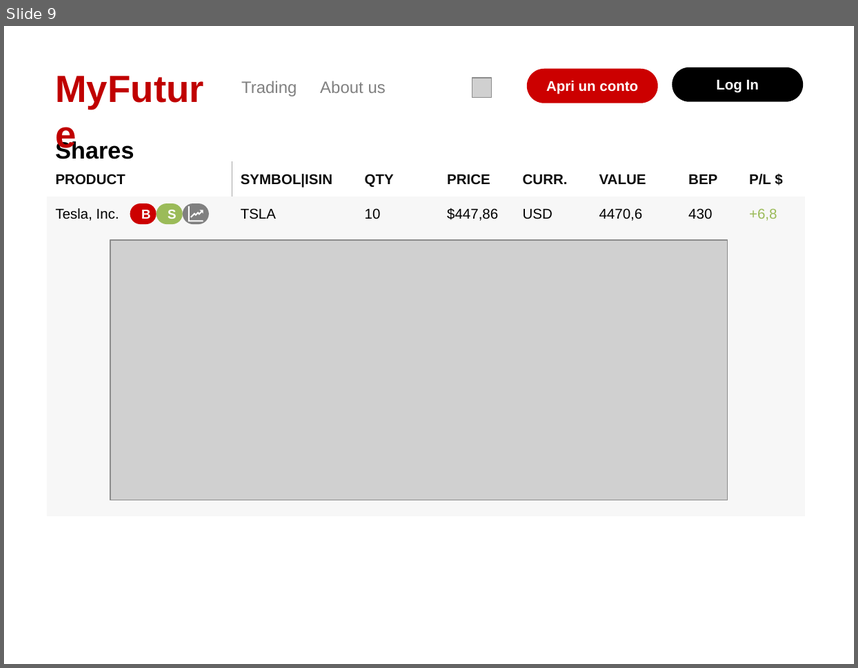
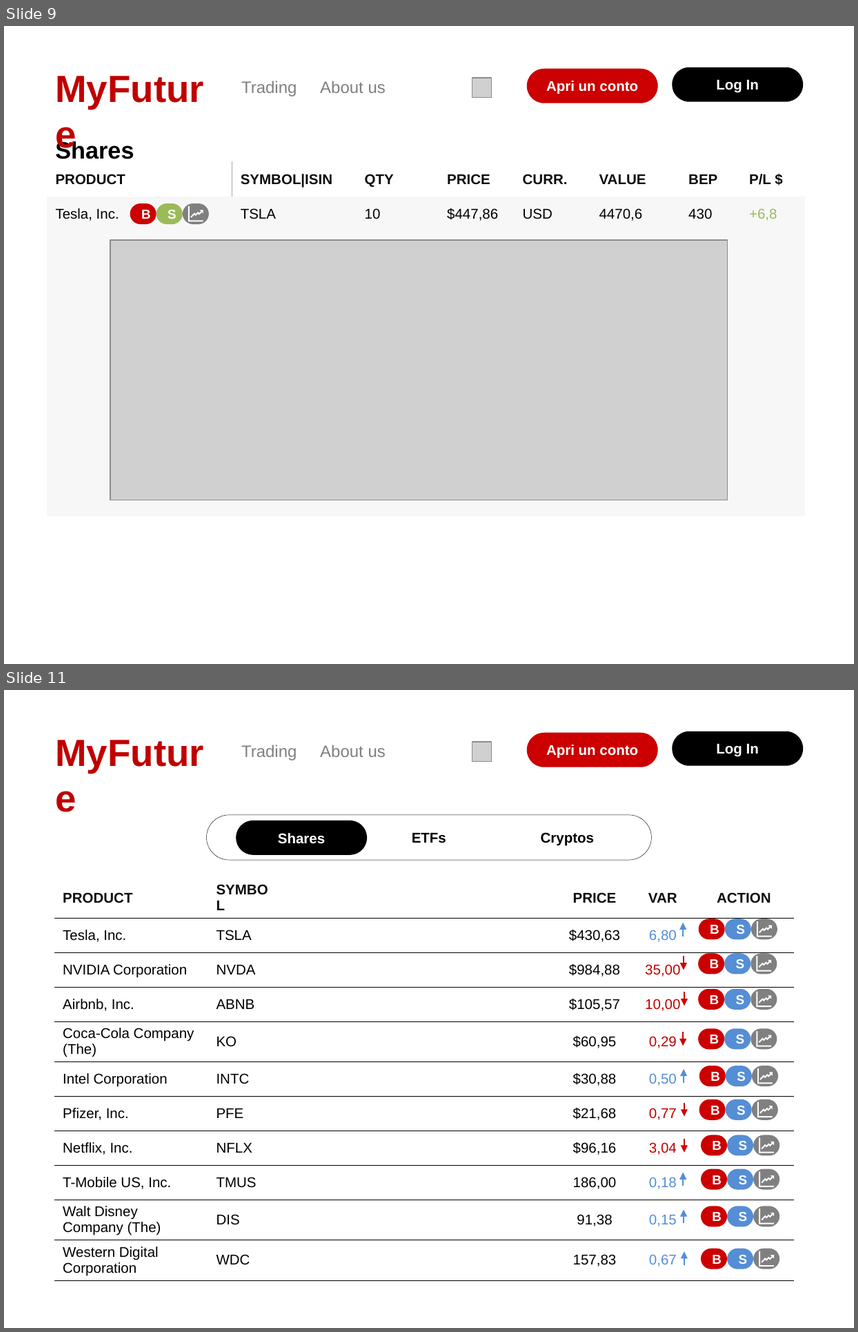
Before and after one commit to Arzazrel/Project_LSMSDB_25, a slide deck: documentation/Project_Design Presentation_MyFuture_Diana.pptx. Shown one above the other, each under a label of ours: slide 9 before the commit, slides 9 and 11 after it; the slides between them are not shown. The pictures are 858x668 and 858x1332 pixels, drawn with LibreOffice and Linux fonts; fonts in the diff are those of the drawing; grey boxes stand for pictures; background and template pictures are left out. Boxes give left, top, right and bottom in pixels: in the first picture for what was removed or moved away, otherwise in the second. Text is boxed around its words. In the diff, an @@ line names an element or a change of style, - is before the commit and + after.

```diff
--- a/documentation/Project_Design Presentation_MyFuture_Diana.pptx
+++ b/documentation/Project_Design Presentation_MyFuture_Diana.pptx
@@ slide 11 added at (x1=4, y1=690, x2=854, y2=1328), background #FFFFFF @@
@@ text added at (x1=47, y1=724, x2=219, y2=778), 32 pt, text #C00000, bold @@
+MyFuture
@@ table added at (x1=232, y1=734, x2=501, y2=769), 1 rows, 3 columns @@
+Trading | About us | 
@@ picture added at (x1=473, y1=742, x2=492, y2=761) @@
@@ rounded rectangle added at (x1=527, y1=733, x2=657, y2=767), fill #CC0000, 12 pt, text #FFFFFF, bold @@
+Apri un conto
@@ rounded rectangle added at (x1=672, y1=731, x2=803, y2=767), fill #000000, 12 pt, text #FFFFFF, bold @@
+Log In
@@ rounded rectangle added at (x1=206, y1=815, x2=651, y2=860), fill #FFFFFF, outline #000000 0.25 pt, 12 pt, text #000000, bold @@
+Shares
+ETFs
+Cryptos
@@ rounded rectangle added at (x1=236, y1=820, x2=367, y2=855), fill #000000, 12 pt, text #FFFFFF, bold @@
+Shares
@@ table added at (x1=54, y1=878, x2=792, y2=1281), 11 rows, 6 columns @@
+PRODUCT | SYMBOL |  | PRICE | VAR | ACTION
+Tesla, Inc. | TSLA |  | $430,63 | 6,80 | 
+NVIDIA Corporation | NVDA |  | $984,88 | 35,00 | 
+Airbnb, Inc. | ABNB |  | $105,57 | 10,00 | 
+Coca-Cola Company (The) | KO |  | $60,95 | 0,29 | 
+Intel Corporation | INTC |  | $30,88 | 0,50 | 
+Pfizer, Inc. | PFE |  | $21,68 | 0,77 | 
+Netflix, Inc. | NFLX |  | $96,16 | 3,04 | 
+T-Mobile US, Inc. | TMUS |  | 186,00 | 0,18 | 
+Walt Disney Company (The) | DIS |  | 91,38 | 0,15 | 
+Western Digital Corporation | WDC |  | 157,83 | 0,67 | 
@@ arrow added from (683, 936) to (683, 922), #558ED5 1 pt @@
@@ group added at (x1=699, y1=918, x2=777, y2=939): 3 rounded rectangles, 2 freeform shapes @@
+B
+S
@@ arrow added from (683, 956) to (683, 969), #CC0000 1 pt @@
@@ group added at (x1=699, y1=954, x2=777, y2=974): 3 rounded rectangles, 2 freeform shapes @@
+B
+S
@@ arrow added from (684, 992) to (684, 1005), #CC0000 1 pt @@
@@ group added at (x1=699, y1=988, x2=777, y2=1009): 3 rounded rectangles, 2 freeform shapes @@
+B
+S
@@ arrow added from (683, 1032) to (683, 1045), #CC0000 1 pt @@
@@ group added at (x1=699, y1=1028, x2=777, y2=1049): 3 rounded rectangles, 2 freeform shapes @@
+B
+S
@@ arrow added from (684, 1083) to (684, 1069), #558ED5 1 pt @@
@@ group added at (x1=700, y1=1066, x2=778, y2=1086): 3 rounded rectangles, 2 freeform shapes @@
+B
+S
@@ arrow added from (684, 1103) to (684, 1116), #CC0000 1 pt @@
@@ group added at (x1=700, y1=1099, x2=778, y2=1119): 3 rounded rectangles, 2 freeform shapes @@
+B
+S
@@ arrow added from (684, 1138) to (684, 1152), #CC0000 1 pt @@
@@ group added at (x1=701, y1=1134, x2=780, y2=1155): 3 rounded rectangles, 2 freeform shapes @@
+B
+S
@@ arrow added from (683, 1185) to (683, 1172), #558ED5 1 pt @@
@@ group added at (x1=701, y1=1169, x2=780, y2=1189): 3 rounded rectangles, 2 freeform shapes @@
+B
+S
@@ arrow added from (684, 1223) to (684, 1210), #558ED5 1 pt @@
@@ group added at (x1=701, y1=1206, x2=780, y2=1226): 3 rounded rectangles, 2 freeform shapes @@
+B
+S
@@ arrow added from (684, 1265) to (684, 1251), #558ED5 1 pt @@
@@ group added at (x1=701, y1=1248, x2=780, y2=1268): 3 rounded rectangles, 2 freeform shapes @@
+B
+S
```
Also in this commit, not shown: 3 other slides added, 1 other file.
